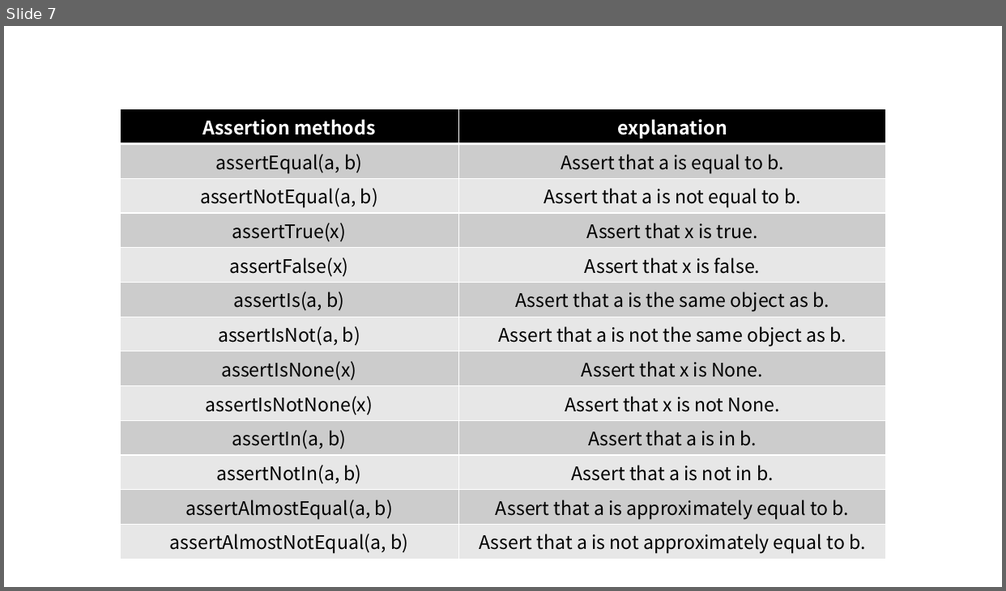
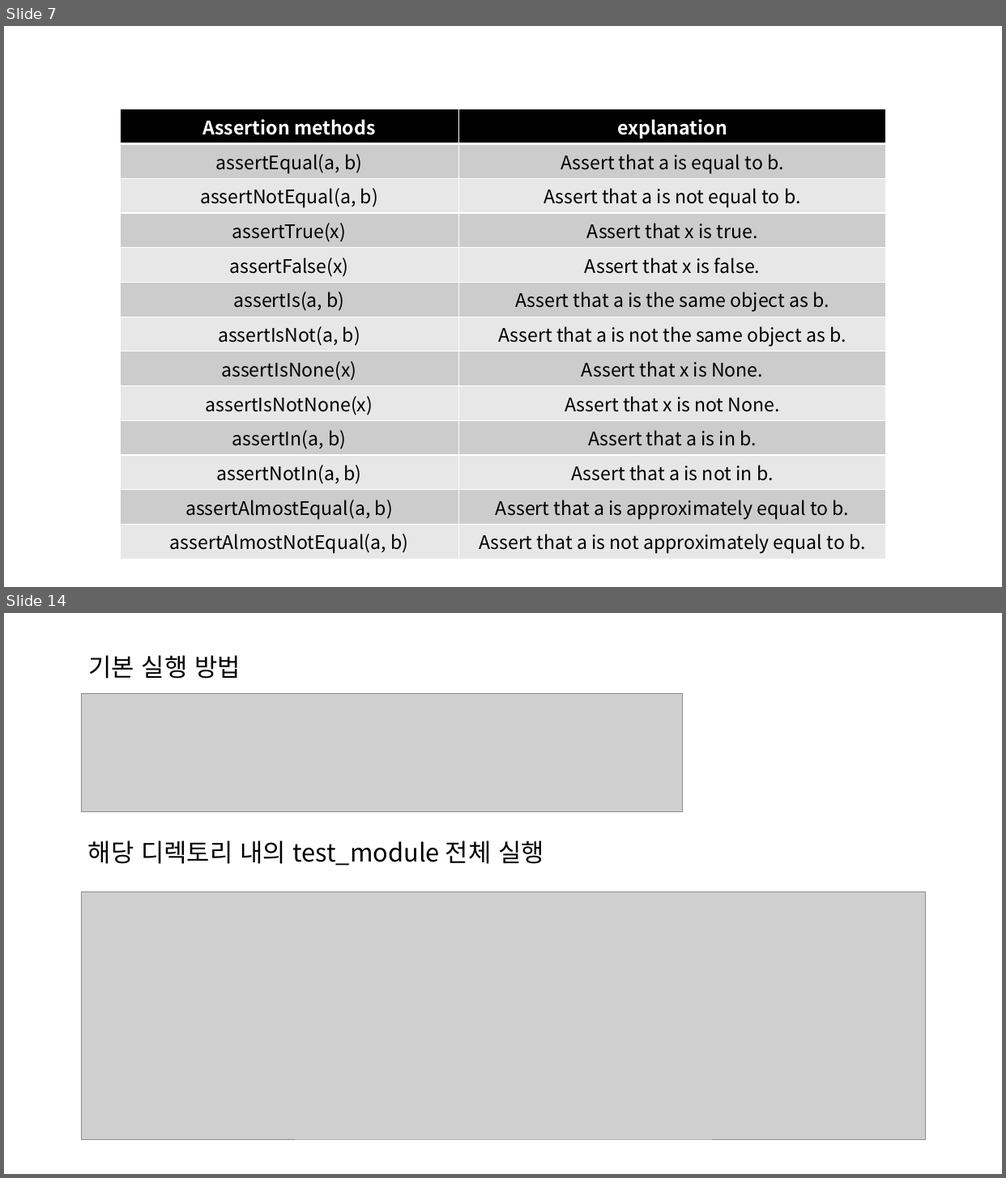
Before and after one commit to oooihmm/TIL, a slide deck: TestCase/프레젠테이션1.pptx. Shown one above the other, each under a label of ours: slide 7 before the commit, slides 7 and 14 after it; the slides between them are not shown. The pictures are 1006x591 and 1006x1178 pixels, drawn with LibreOffice and Linux fonts; fonts in the diff are those of the drawing; grey boxes stand for pictures. Boxes give left, top, right and bottom in pixels: in the first picture for what was removed or moved away, otherwise in the second. Text is boxed around its words. In the diff, an @@ line names an element or a change of style, - is before the commit and + after.

```diff
--- a/TestCase/프레젠테이션1.pptx
+++ b/TestCase/프레젠테이션1.pptx
@@ slide 14 added at [4, 613, 1002, 1174], background #FFFFFF @@
@@ group added at [81, 655, 926, 1139]: 2 pictures, 2 texts @@
+기본 실행 방법
+해당 디렉토리 내의 test_module 전체 실행
```
Also in this commit, not shown: 1 slide changed, 14 other slides added, 2 slides removed, 12 other files.
